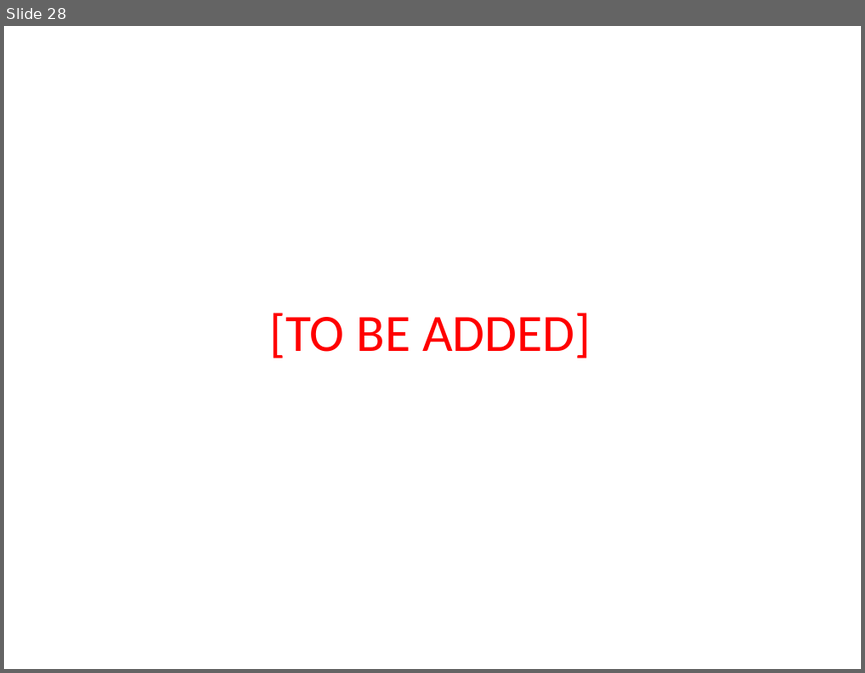
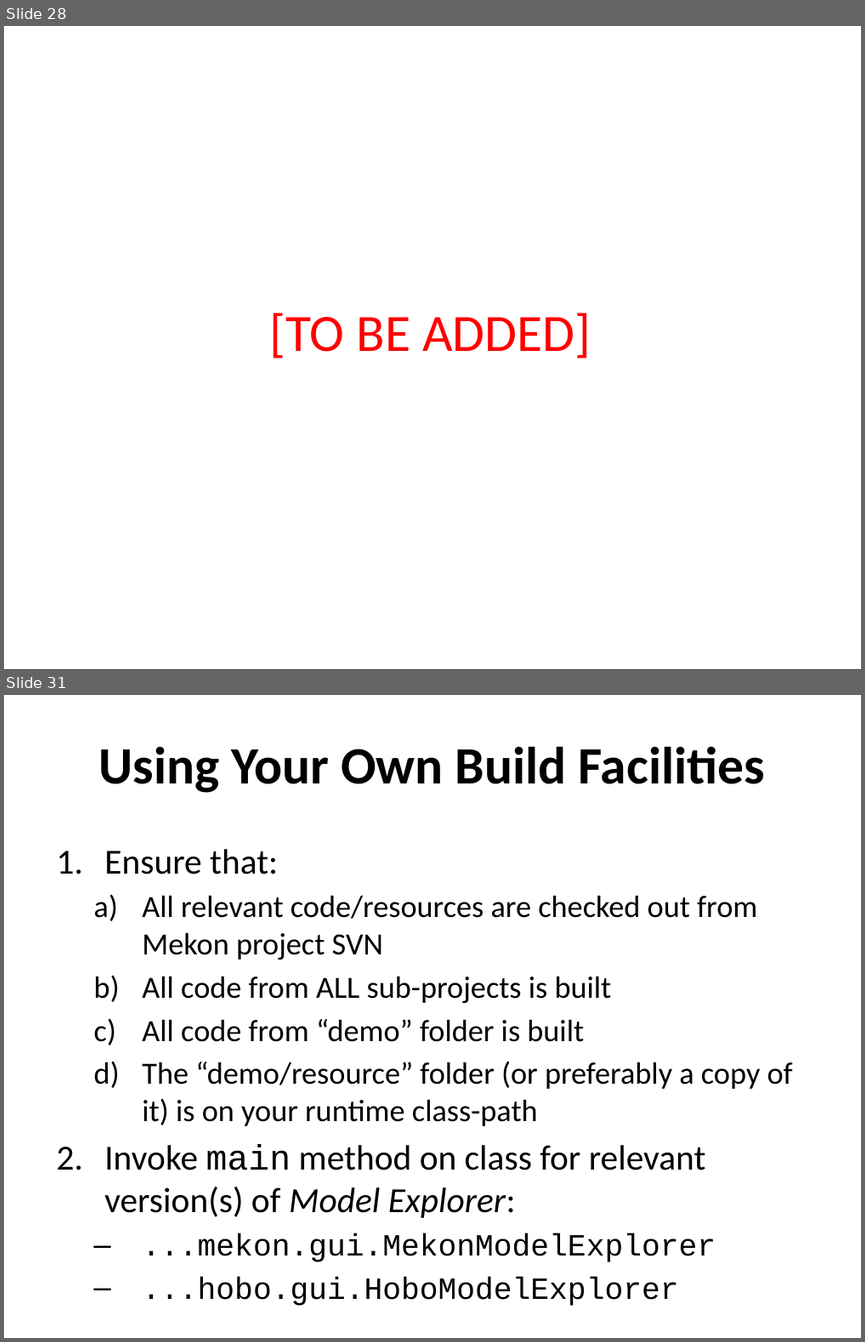
Before and after one commit to colin-puleston/mekon-hobo, a slide deck: docs/MEKON-HOBO Introductory Tutorial.pptx. Shown one above the other, each under a label of ours: slide 28 before the commit, slides 28 and 31 after it; the slides between them are not shown. The pictures are 865x673 and 865x1342 pixels, drawn with LibreOffice and Linux fonts; fonts in the diff are those of the drawing. Boxes give left, top, right and bottom in pixels: in the first picture for what was removed or moved away, otherwise in the second. Text is boxed around its words. In the diff, an @@ line names an element or a change of style, - is before the commit and + after.

```diff
--- a/docs/MEKON-HOBO Introductory Tutorial.pptx
+++ b/docs/MEKON-HOBO Introductory Tutorial.pptx
@@ slide 31 added at [4,695,861,1338], background #FFFFFF @@
@@ title added at [98,746,765,793], 44 pt, text #000000, bold @@
+Using Your Own Build Facilities
@@ text added at [104,849,793,1305], 25.9 pt, text #000000 @@
+1. Ensure that:
+  a) All relevant code/resources are checked out from Mekon project SVN
+  b) All code from ALL sub-projects is built
+  c) All code from “demo” folder is built
+  d) The “demo/resource” folder (or preferably a copy of it) is on your runtime class-path
+2. Invoke main method on class for relevant version(s) of Model Explorer:
+  – ...mekon.gui.MekonModelExplorer
+  – ...hobo.gui.HoboModelExplorer
```
Also in this commit, not shown: 4 slides changed, 1 other slide added, 1 slide removed.
